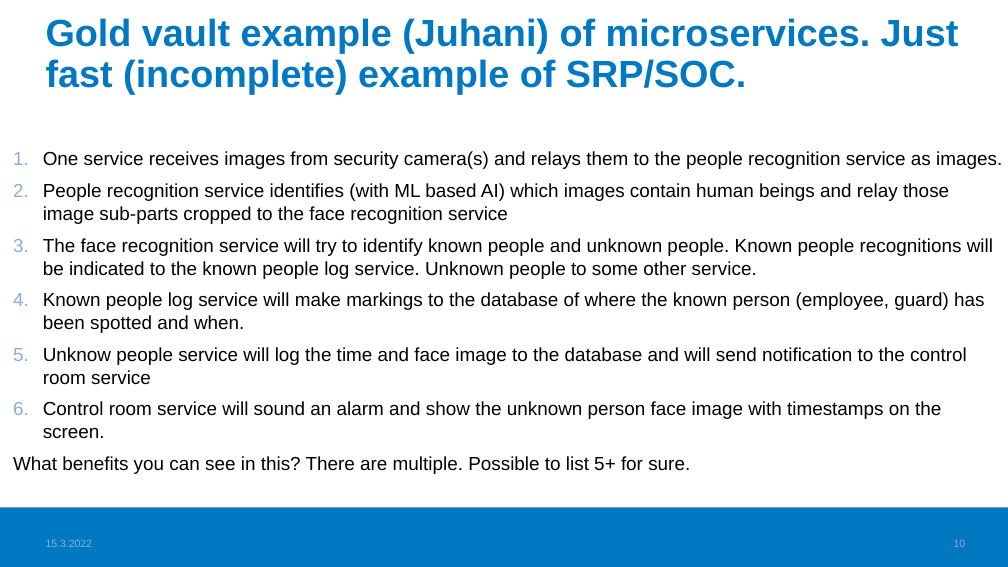
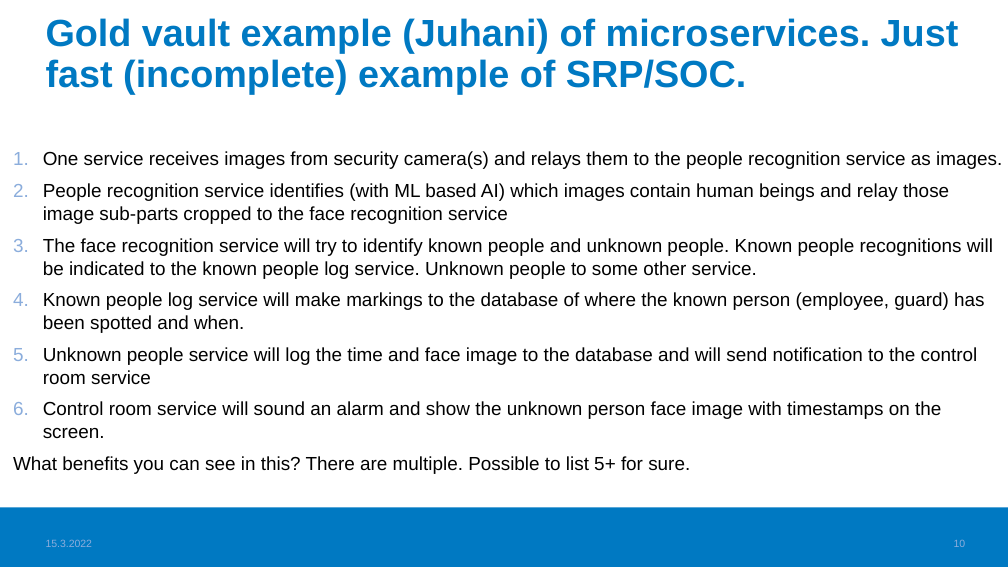
Before and after one commit to haagahelia/ohke-teknologiat, a slide deck: slide 10 of 06_ohjelmistoarkkitehtuurit_ja_patternit/SoftwareArchitecturesAndPatterns.pptx. Drawn at 1008x567 pixels with LibreOffice and Linux fonts; fonts in the diff are those of the drawing; background and template pictures are left out. Boxes give left, top, right and bottom in pixels: in the first picture for what was removed or moved away, otherwise in the second. Text is boxed around its words. In the diff, an @@ line names an element or a change of style, - is before the commit and + after.

```diff
--- a/06_ohjelmistoarkkitehtuurit_ja_patternit/SoftwareArchitecturesAndPatterns.pptx
+++ b/06_ohjelmistoarkkitehtuurit_ja_patternit/SoftwareArchitecturesAndPatterns.pptx
@@ text at box(43, 347, 978, 385): text changed @@
-5. Unknow people service will log the time and face image to the database and will send notification to the control room service
+5. Unknown people service will log the time and face image to the database and will send notification to the control room service
```
Also in this commit, not shown: 1 other slide changed, 1 other file.
